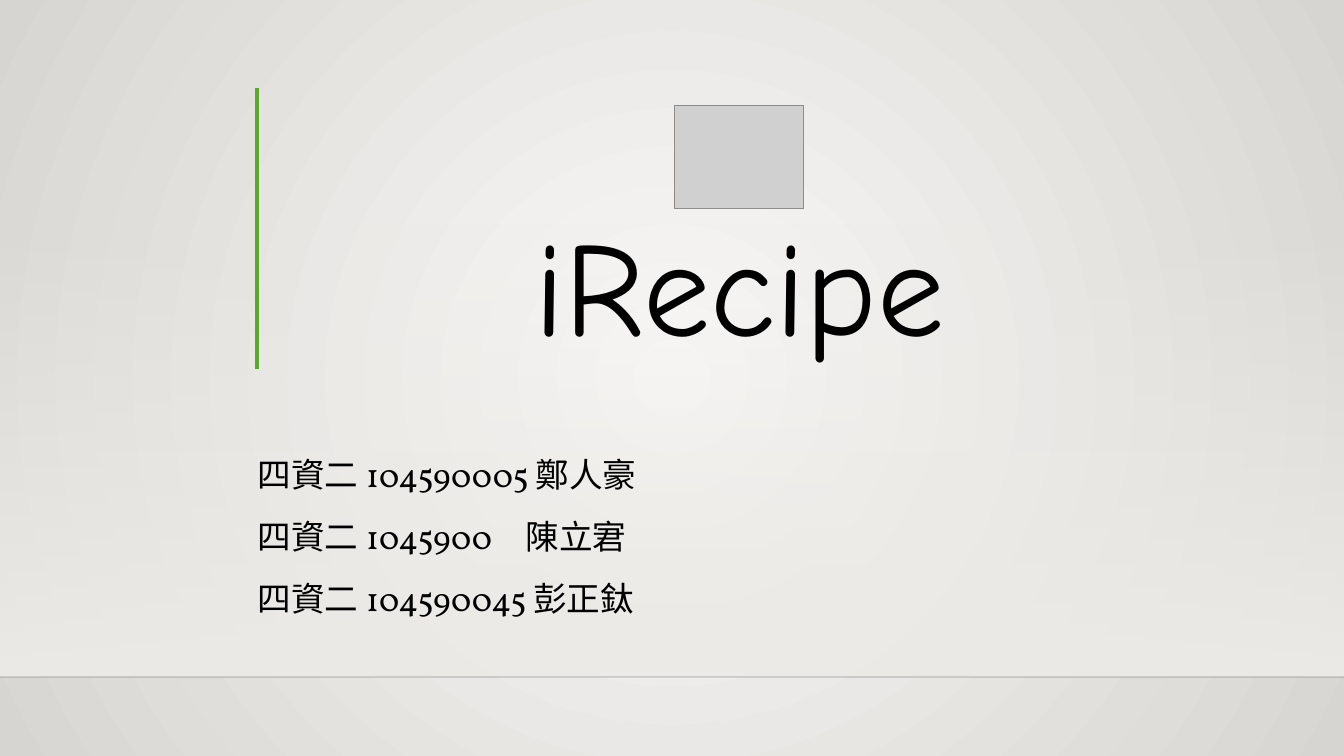
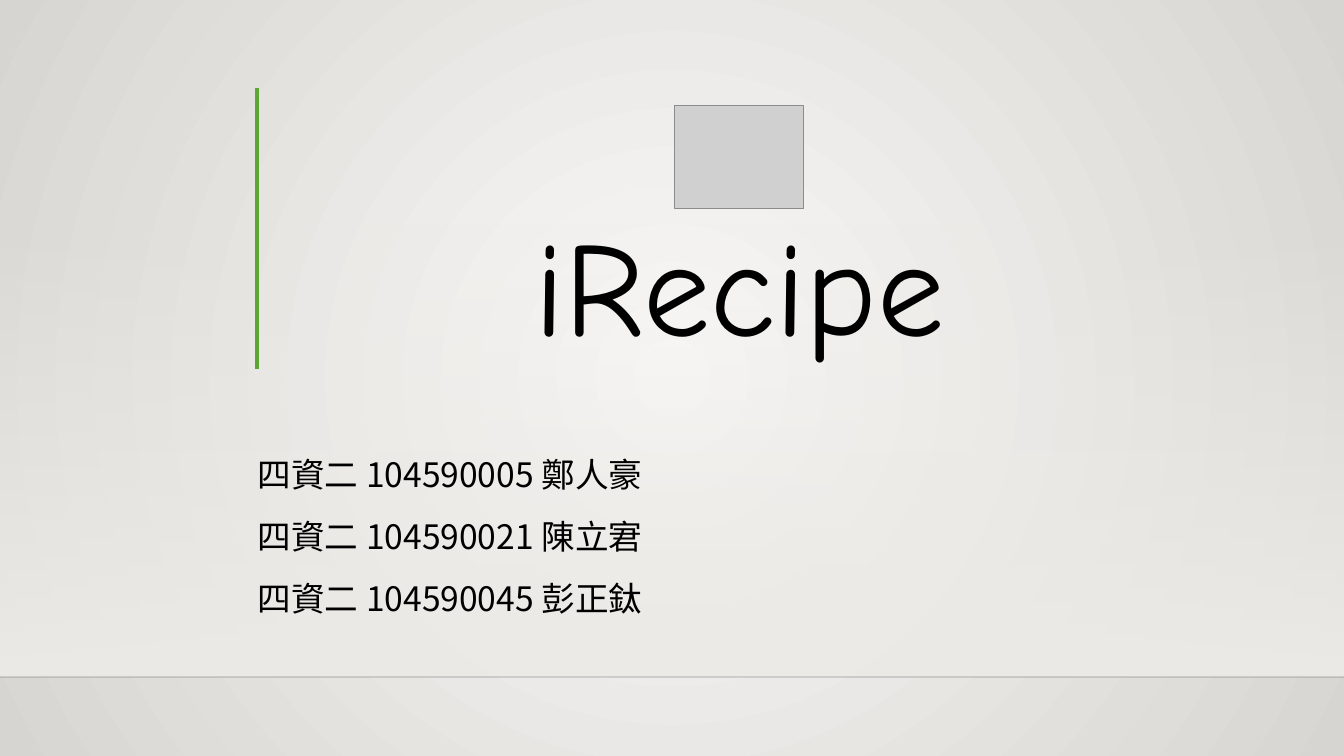
Before and after one commit to ren-hao/MidProject, a slide deck: slide 1 of Midterm_Project/PPT/iRecipe.pptx. Drawn at 1344x756 pixels with LibreOffice and Linux fonts; fonts in the diff are those of the drawing; grey boxes stand for pictures; background and template pictures are left out. Boxes give left, top, right and bottom in pixels: in the first picture for what was removed or moved away, otherwise in the second. Text is boxed around its words. In the diff, an @@ line names an element or a change of style, - is before the commit and + after.

```diff
--- a/Midterm_Project/PPT/iRecipe.pptx
+++ b/Midterm_Project/PPT/iRecipe.pptx
@@ subtitle at [258, 458, 642, 614]: font Vollkorn to Noto Sans CJK SC in "四資二 104590005 鄭人豪", "四資二 104590045 彭正鈦" @@
@@ subtitle at [258, 520, 642, 552]: text changed; font Vollkorn to Noto Sans CJK SC @@
-四資二 1045900 陳立宭
+四資二 104590021 陳立宭
```
Also in this commit, not shown: 6 other slides changed, 3 slides added, 1 slide removed, 1 other file.
